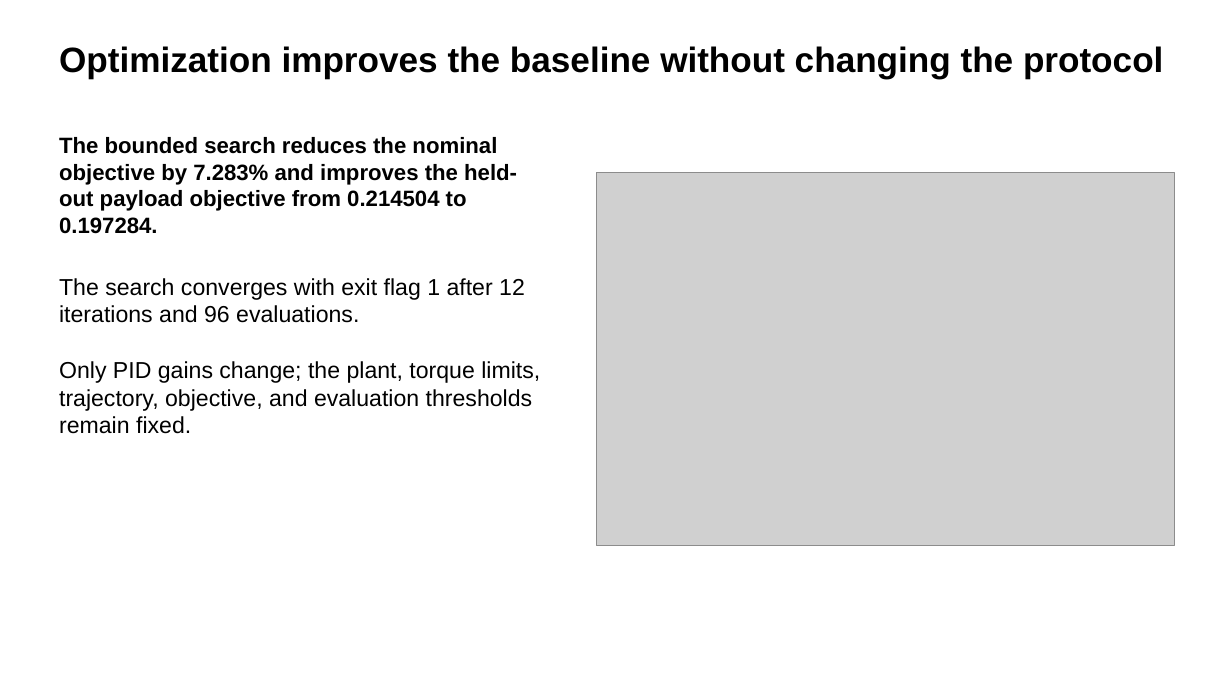
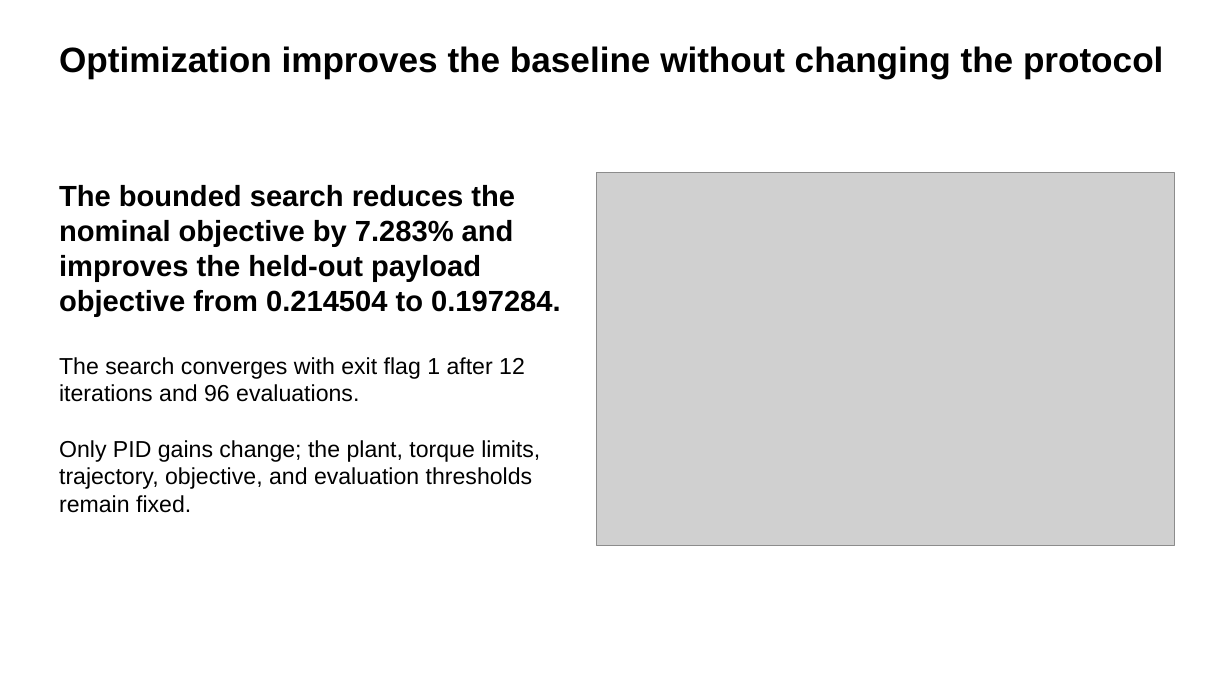
Before and after one commit to yzh423/PID-MATLAB, a slide deck: slide 4 of presentation/final_presentation.pptx. Drawn at 1232x693 pixels with LibreOffice and Linux fonts; fonts in the diff are those of the drawing; grey boxes stand for pictures. Boxes give left, top, right and bottom in pixels: in the first picture for what was removed or moved away, otherwise in the second. Text is boxed around its words. In the diff, an @@ line names an element or a change of style, - is before the commit and + after.

```diff
--- a/presentation/final_presentation.pptx
+++ b/presentation/final_presentation.pptx
@@ text "The bounded search reduces the ...": place and size @@
-text "The bounded search reduces the ..." at [59, 137, 517, 234]
+text "The bounded search reduces the ..." at [59, 185, 560, 317]
@@ text "The bounded search reduces the ..." at [59, 185, 560, 317]: size 17.2 to 22.7 pt @@
@@ text "The search converges with exit ...": place and size @@
-text "The search converges with exit ..." at [59, 278, 540, 434]
+text "The search converges with exit ..." at [59, 357, 540, 513]
```
Also in this commit, not shown: 5 other slides changed, 3 other files.
